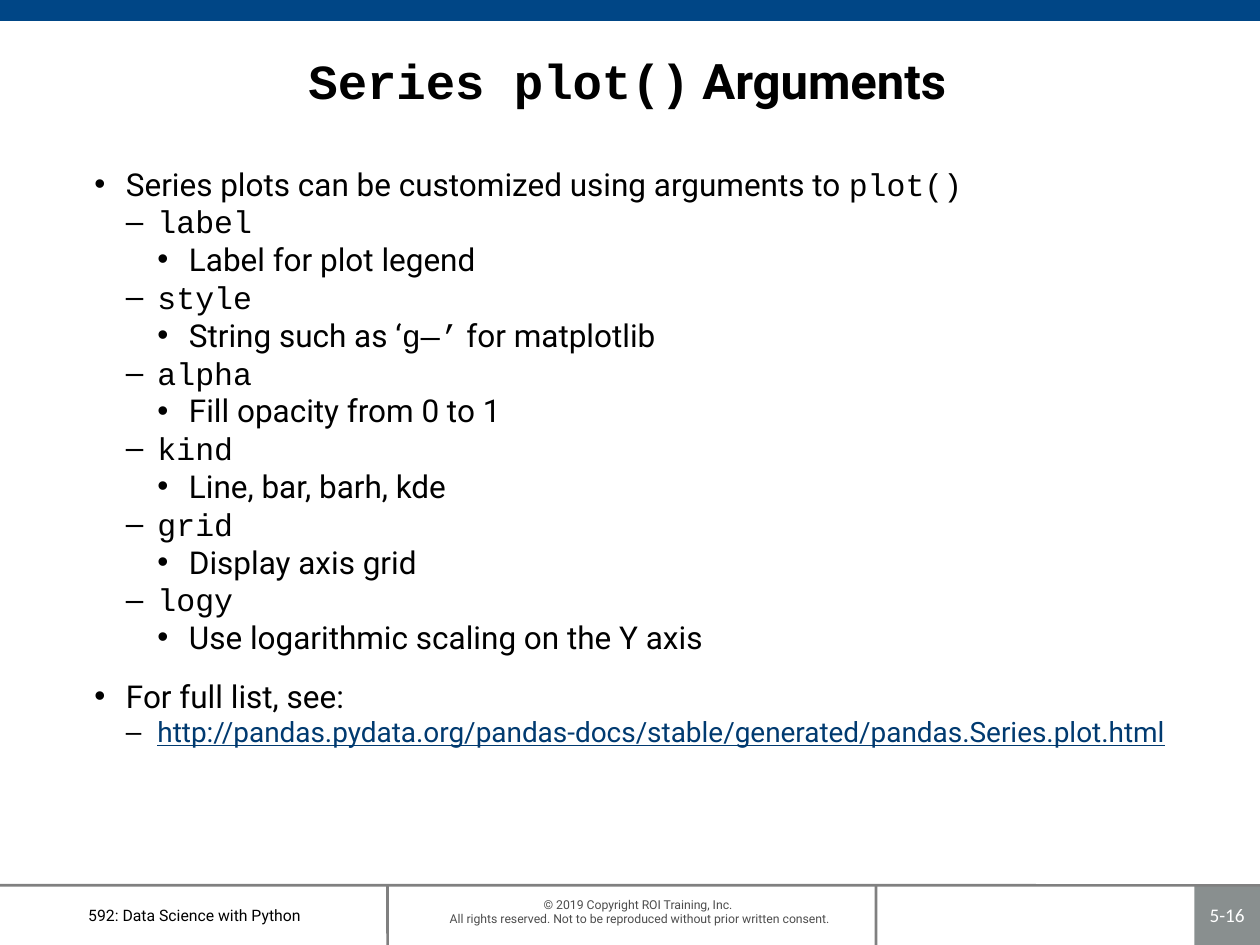
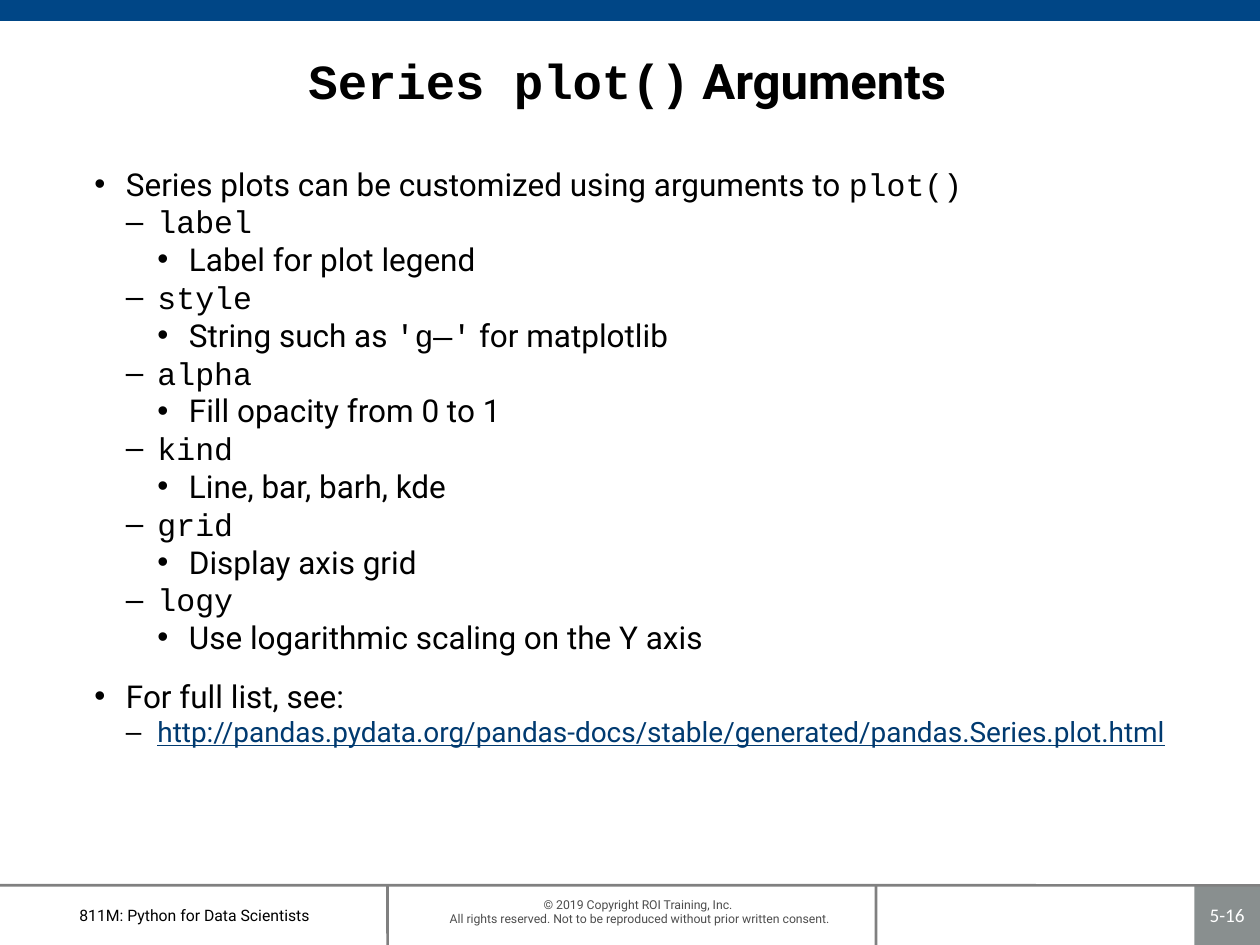
Before and after one commit to roitraining/PythonML, a slide deck: slide 16 of 811M-Ch05_PlottingAndVisualization.pptx. Drawn at 1260x945 pixels with LibreOffice and Linux fonts; fonts in the diff are those of the drawing; background and template pictures are left out. Boxes give left, top, right and bottom in pixels: in the first picture for what was removed or moved away, otherwise in the second. Text is boxed around its words. In the diff, an @@ line names an element or a change of style, - is before the commit and + after.

```diff
--- a/811M-Ch05_PlottingAndVisualization.pptx
+++ b/811M-Ch05_PlottingAndVisualization.pptx
@@ text at [189, 323, 668, 354]: text changed @@
-    • String such as ‘g—’ for matplotlib
+    • String such as 'g—' for matplotlib
@@ text at [79, 909, 310, 925]: text changed @@
-592: Data Science with Python
+811M: Python for Data Scientists
```
Also in this commit, not shown: 27 other slides changed.
